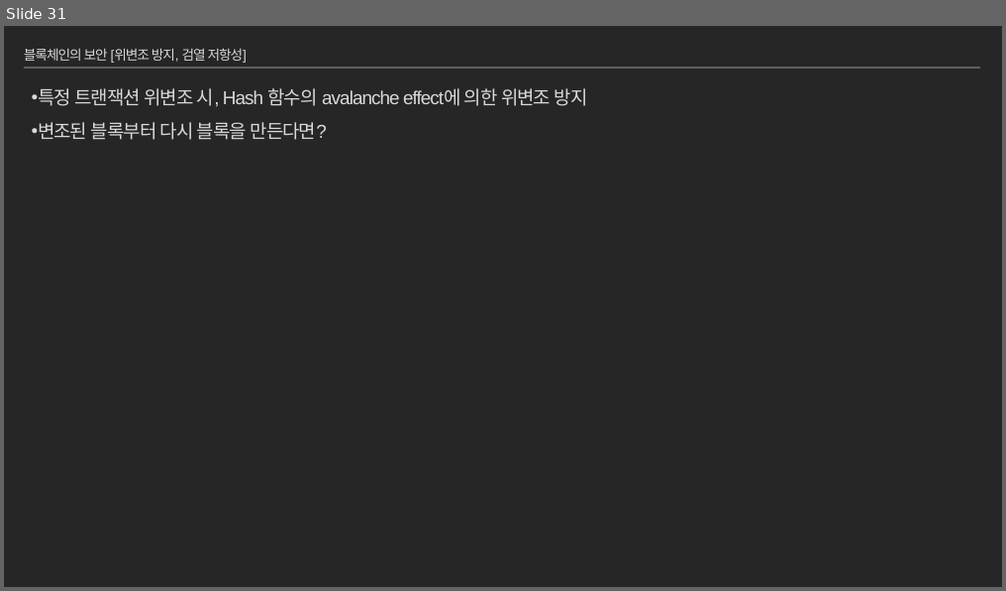
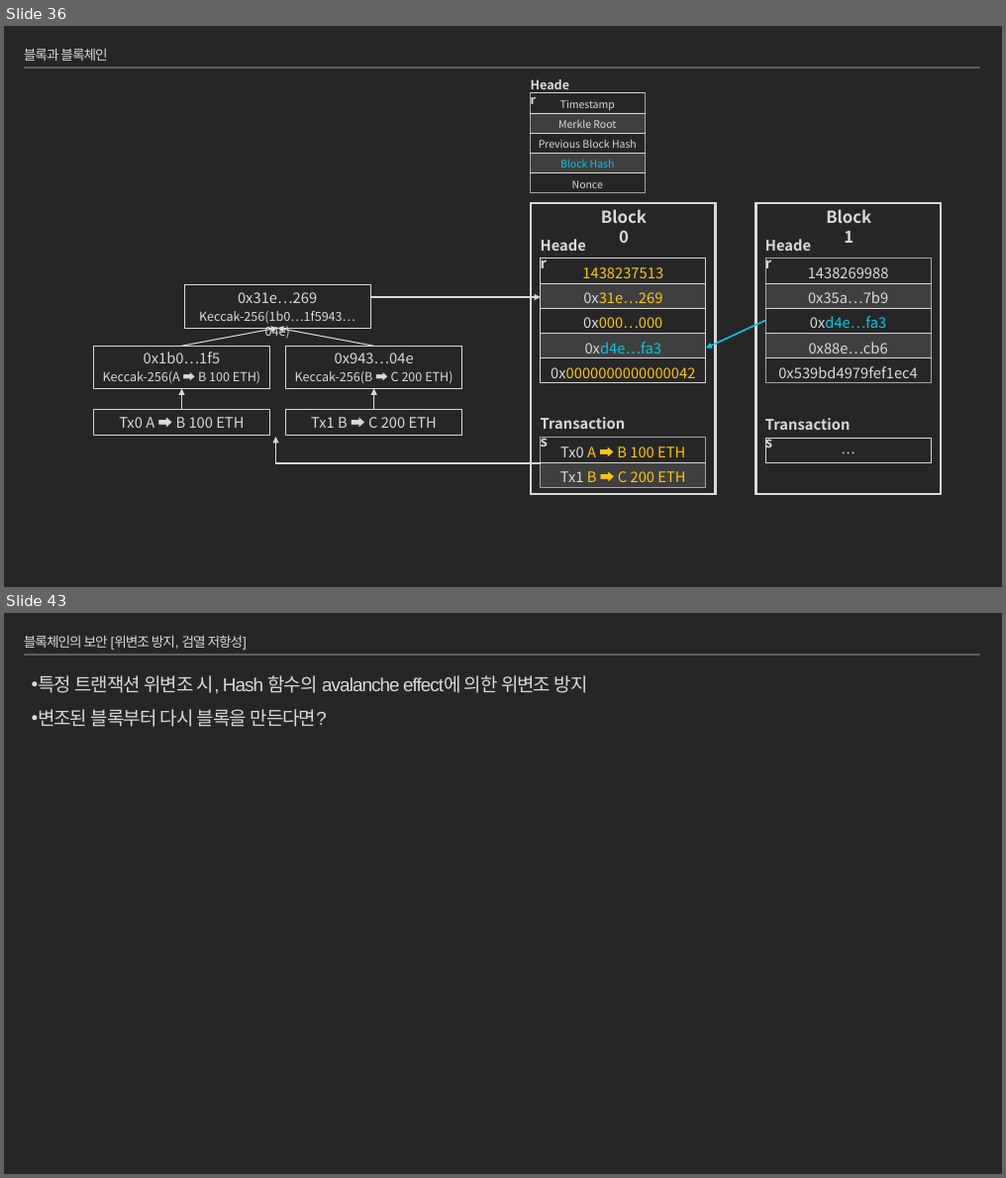
Before and after one commit to moss0801/blockchain-doc, a slide deck: General/Blockchain Part1.pptx. Shown one above the other, each under a label of ours: slide 31 before the commit, slides 36 and 43 after it; the slides between them are not shown. The pictures are 1006x591 and 1006x1178 pixels, drawn with LibreOffice and Linux fonts; fonts in the diff are those of the drawing. Boxes give left, top, right and bottom in pixels: in the first picture for what was removed or moved away, otherwise in the second. Text is boxed around its words. In the diff, an @@ line names an element or a change of style, - is before the commit and + after.

Commit message:
Blockchain Part1 'transaciton & block', 'block & blockchain'

```diff
--- a/General/Blockchain Part1.pptx
+++ b/General/Blockchain Part1.pptx
@@ slide 36 added at [4,26,1002,587], background #262626; not listed: 1 template element that a slide beside it also shows @@
@@ title added at [24,48,107,61], 13 pt, text #D9D9D9 @@
+블록과 블록체인
@@ text added at [523,74,581,95], 12 pt, text #D9D9D9, bold @@
+Header
@@ table added at [531,92,646,192], 5 rows, 1 columns @@
+Timestamp
+Merkle Root
+Previous Block Hash
+Block Hash
+Nonce
@@ rectangle added at [531,203,716,494], outline #D9D9D9 2.5 pt @@
@@ rectangle added at [756,203,942,494], outline #D9D9D9 2.5 pt @@
@@ text added at [534,233,599,258], 14 pt, text #D9D9D9, bold @@
+Header
@@ text added at [601,209,647,243], 16 pt, text #D9D9D9, bold @@
+Block 0
@@ text added at [757,233,824,258], 14 pt, text #D9D9D9, bold @@
+Header
@@ text added at [826,209,871,243], 16 pt, text #D9D9D9, bold @@
+Block 1
@@ table added at [541,258,706,383], 5 rows, 1 columns @@
+1438237513
+0x31e…269
+0x000…000
+0xd4e…fa3
+0x0000000000000042
@@ table added at [766,258,932,383], 5 rows, 1 columns @@
+1438269988
+0x35a…7b9
+0xd4e…fa3
+0x88e…cb6
+0x539bd4979fef1ec4
@@ arrow added from (371, 297) to (541, 297), #D9D9D9 1.5 pt @@
@@ arrow added from (766, 320) to (706, 349), #00C8EB 1.5 pt @@
@@ group added at [93,285,462,436]: 5 rectangles, 4 arrows @@
+Tx0 A ➡ B 100 ETH
+Tx1 B ➡ C 200 ETH
+0x1b0…1f5
+Keccak-256(A ➡ B 100 ETH)
+0x943…04e
+Keccak-256(B ➡ C 200 ETH)
+0x31e…269
+Keccak-256(1b0…1f5943…04e)
@@ text added at [534,411,635,437], 14 pt, text #D9D9D9, bold @@
+Transactions
@@ elbow arrow added from (541, 464) to (275, 437), #D9D9D9 1.5 pt @@
@@ table added at [541,438,706,488], 2 rows, 1 columns @@
+Tx0 A ➡ B 100 ETH
+Tx1 B ➡ C 200 ETH
@@ text added at [757,412,859,438], 14 pt, text #D9D9D9, bold @@
+Transactions
@@ table added at [766,439,932,464], 1 rows, 1 columns @@
+…
@@ what was slide 31 is now slide 43 @@
```
Also in this commit, not shown: 7 slides changed, 12 other slides added.
